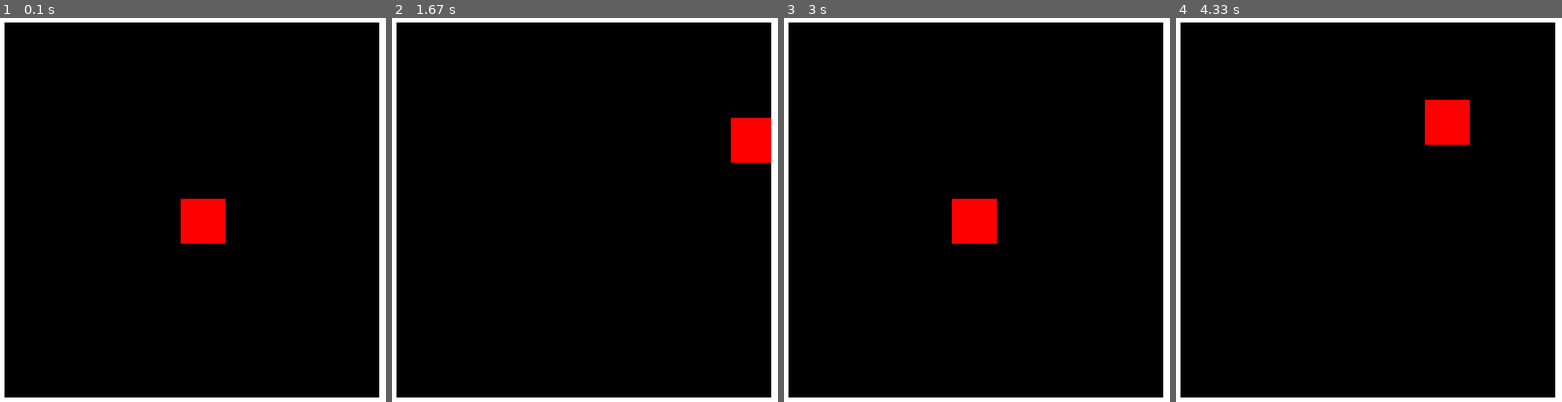
Above: before the commit, frames 1-4 (left to right).
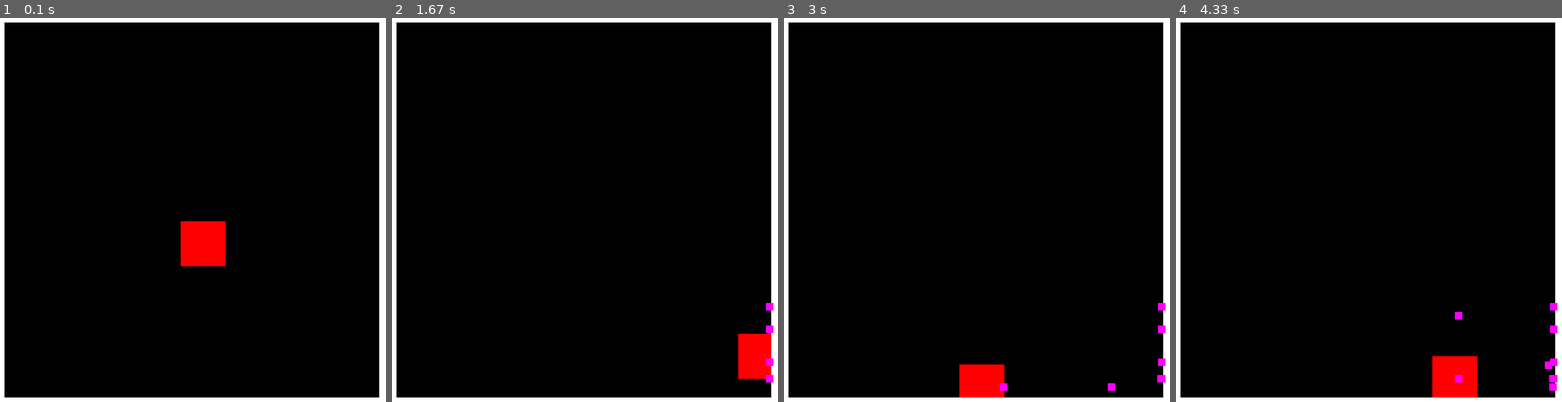
Above: after the commit, the same moments.

Repository: StuoodJ/FlyingShooter
Game: pygame game, started from main.py
Two runs of this game, one before a commit and one after it. Both use one fixed random seed, a clock stepped at 60 frames per second and the inputs below.
Inputs:
- Up to frame 1 (0.1 s): no input
- Up to frame 2 (1.67 s): tap Space at 0.33, 0.73, 1.03, 1.23, 1.57 s; hold Right 0.67-1.13 s; hold Up 1.17-1.47 s; hold Right from 1.5 s (still down)
- Up to frame 3 (3 s): tap Space at 1.87, 2.07, 2.37, 2.63, 2.97 s; release Right at 1.97 s; hold Left 2-2.53 s; hold Down 2.57-2.87 s; hold Left from 2.9 s (still down)
- Up to frame 4 (4.33 s): tap Space at 3.27, 3.4, 3.8, 4.1 s; release Left at 3.3 s; hold Up 3.33-3.7 s; hold Right from 3.73 s (still down)

The runs differ from the first frame. In frame 1, 1.4% of the frame differs, in the area x 46-59%, y 47-65%; in frame 2, 2.3%; in frame 3, 2.6%; in frame 4, 2.9%, in the area x 64-99%, y 21-99%.

Commit message:
finish physicsandshooter

Diff:
--- a/main.py
+++ b/main.py
@@ -2,13 +2,17 @@
 
 from scripts import draw as d
 
+bullets = []
 blocks = []
 x = 0
-d.createwall(blocks, x, 600, False, True, 0, 0, 1, 50)
-d.createwall(blocks, x, 600, False, True, 0, 550, 1, 50)
-
-d.createwall(blocks, x, 600, True, False, 0, 0, 50, 1)
-d.createwall(blocks, x, 600, True, False, 550, 0, 50, 1)
+wallT = (0,0,600,50)
+wallB = (0,550,600,50)
+d.createwall(blocks, x, 600, False, True, 0,0,1,50)
+d.createwall(blocks, x, 600, False, True, 0,550,1,50)
+wallL = (0,0,50,600)
+wallR = (550,0,50,600)
+d.createwall(blocks, x, 600, True, False, 0,0,50,1)
+d.createwall(blocks, x, 600, True, False, 550,0,50,1)
 
 class Game():
     def __init__(self):
@@ -23,6 +27,7 @@
         self.bW = self.dW//10
         self.bH = self.dH//10
         self.player = pygame.Rect(285, 285, self.bW, self.bH)
+        self.dt = 0
         #/WALLFUNCTION
 
 
@@ -43,6 +48,8 @@
                         self.movement[2] = True
                     if event.key == pygame.K_UP:
                         self.movement[3] = True
+                    if event.key == pygame.K_SPACE:
+                        bullets.append(pygame.Rect(self.player.centerx, self.player.centery-5, 10, 10))
                 if event.type == pygame.KEYUP:
                     if event.key == pygame.K_LEFT:
                         self.movement[0] = False
@@ -55,19 +62,22 @@
 
         #/PLAYERSCRIPT
             #/COLLISIONS
-            if self.player.colliderect(0, 0, self.dW, 50):
+            if self.player.colliderect(wallT):
                 if self.movement[3]:
                     self.player.y = 50
-            if self.player.colliderect(0, 550, self.dW, 50):
+            if self.player.colliderect(wallB):
                 if self.movement[1]:
-                    self.player.y = 550 - self.bW
+                    self.player.y = 500
 
-            if self.player.colliderect(0, 0, 50, self.dH):
+            if self.player.colliderect(wallL):
                 if self.movement[0]:
                     self.player.x = 50
-            if self.player.colliderect(550, 0, 50, self.dH):
+            if self.player.colliderect(wallR):
                 if self.movement[2]:
-                    self.player.x = 550 - self.bW
+                    self.player.x = 500
+            for bul in bullets:
+                if not bul.collidelistall(blocks):
+                    bul.x += 350 * self.dt
             #/CONTROLS
             if self.movement[0]:
                 self.player.x -= 350 * self.dt
@@ -76,12 +86,17 @@
             if self.movement[2]:
                 self.player.x += 350 * self.dt
             if self.movement[3]:
-                self.player.y -= 350 * self.dt
+                self.player.y -= 700 * self.dt
+            if self.player.bottom <= 550:
+                self.player.y += 350 * self.dt
             #/RENDER
             pygame.draw.rect(self.screen, (255, 0, 0), self.player)
 
             for blockf in blocks:
                 pygame.draw.rect(self.screen, (255, 255, 255), blockf)
+
+            for buls in bullets:
+                pygame.draw.rect(self.screen, (255, 0, 255), buls)
         #/SCRIPTEND
             self.display.flip()
             self.dt = self.clock.tick(60) / 1000
--- a/scripts/draw.py
+++ b/scripts/draw.py
@@ -1,10 +1,10 @@
 import pygame
 
-def createwall(list, block, len, ve, ho, x, y, wd, hg):
-    for _ in range(len):
-        block = pygame.Rect(x, y, wd, hg)
+def createwall(list, block, length, vertical, horizontal, x, y, width, height):
+    for _ in range(length):
+        block = pygame.Rect(x, y, width, height)
         list.append(block)
-        if ho is True:
-            x += wd
-        elif ve is True:
-            y += hg
+        if horizontal is True:
+            x += width
+        elif vertical is True:
+            y += height
